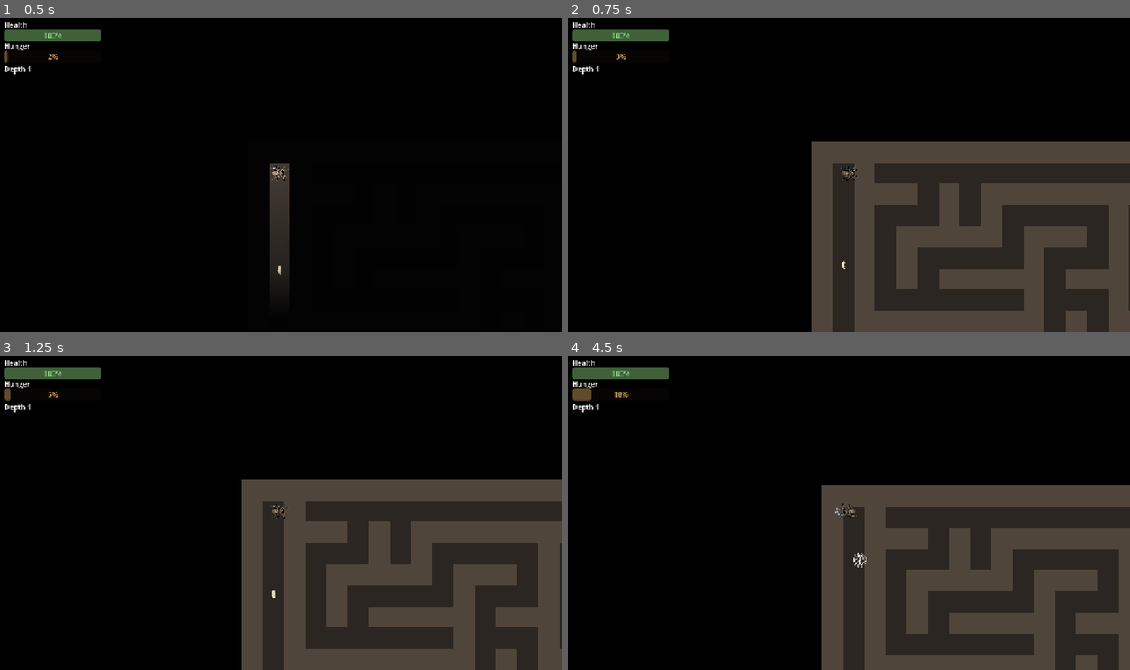
Above: before the commit, frames 1-4 (two rows, left to right).
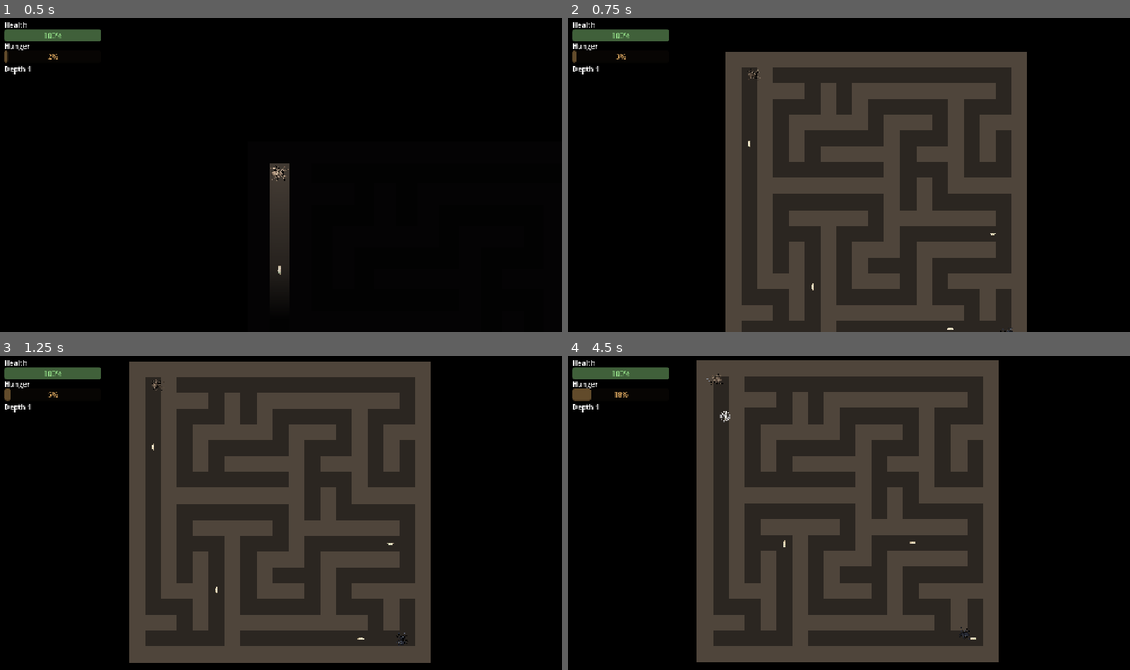
Above: after the commit, the same moments.

Repository: ehix/burrow
Game: Godot game, scene res://world/world.tscn
Two runs of this game, one before a commit and one after it. Both use one fixed random seed, a clock stepped at 60 frames per second and the inputs below.
Inputs (mouse positions are in pixels of both pictures, inside the frame that each line leads up to):
- Up to frame 1 (0.5 s): no input
- Up to frame 2 (0.75 s): move the mouse to (972, 156) at 0.52 s; hold D (move_right) from 0.53 s (still down); hold L (toggle_darkness) from 0.53 s (still down)
- Up to frame 3 (1.25 s): keep holding D (move_right); keep holding L (toggle_darkness)
- Up to frame 4 (4.5 s): move the mouse to (736, 525) at 1.27 s; release D (move_right) at 1.28 s; release L (toggle_darkness) at 1.28 s; hold S (move_down) 1.28-2.03 s; tap Space (fire) at 1.35, 4.35 s; tap L (toggle_darkness) at 1.55, 2.85 s; move the mouse to (905, 440) at 2.02 s; hold D (move_right) 2.03-2.78 s; hold L (toggle_darkness) 2.03-2.78 s; tap E (place_trap) at 2.1 s; move the mouse to (820, 575) at 2.77 s; hold W (move_up) 2.78-3.53 s; move the mouse to (1017, 560) at 3.52 s; hold L (toggle_darkness) 3.53-4.28 s; hold A (move_left) from 3.53 s (still down); move the mouse to (680, 462) at 4.27 s

Frame 1 is identical in both runs. In frame 2, 47% of the frame differs, in the area x 28-100%, y 10-100%; in frame 3, 55%; in frame 4, 57%, in the area x 22-100%, y 1-100%.

Commit message:
Frame the whole map when darkness toggle is off
The follow-camera sits on the player, who spawns in a corner, so with fog off
the map looked off-centre against black off-map space. Now darkness-off is a
proper dev overview: the camera centres on the maze and zooms to fit the whole
level; darkness-on returns to following the player at 1:1. Level exposes
map_pixel_size()/map_center(); World picks the framing per GameState.darkness_
enabled and snaps cleanly on toggle and on level (re)build.

Verified: boots clean and the overview renders the full maze centred with both
spiders and all larvae visible.

Co-Authored-By: Claude Opus 4.8 <noreply@anthropic.com>
Claude-Session: https://claude.ai/code/session_014WhKpuzmfoxFtBrc5icJUK

Diff:
--- a/world/level.gd
+++ b/world/level.gd
@@ -40,6 +40,15 @@
 
 func get_player() -> Node2D:
 	return player
+
+
+## Total maze size in pixels (including the outer wall border).
+func map_pixel_size() -> Vector2:
+	return Vector2(maze.width, maze.height) * TILE_SIZE
+
+
+func map_center() -> Vector2:
+	return map_pixel_size() * 0.5
 
 
 ## Apply the current GameState.darkness_enabled flag: dark ambient + player
--- a/world/world.gd
+++ b/world/world.gd
@@ -17,32 +17,55 @@
 
 
 func _process(_delta: float) -> void:
-	var player := _current_player()
-	if player != null:
-		camera.global_position = player.global_position
+	if GameState.darkness_enabled:
+		# Normal play: follow the player at 1:1 zoom.
+		var player := _current_player()
+		if player != null:
+			camera.global_position = player.global_position
+		camera.zoom = Vector2.ONE
+	else:
+		# Dev overview: centre on the maze and zoom to fit the whole thing.
+		_frame_whole_map()
+
+
+func _frame_whole_map() -> void:
+	if not (is_instance_valid(_level) and _level.has_method("map_center")):
+		return
+	camera.global_position = _level.map_center()
+	var view := get_viewport_rect().size
+	var map_size: Vector2 = _level.map_pixel_size()
+	# Camera2D.zoom > 1 zooms in; pick the axis that keeps the whole map on screen.
+	var fit := minf(view.x / map_size.x, view.y / map_size.y) * 0.95
+	camera.zoom = Vector2(fit, fit)
 
 
 func _unhandled_input(event: InputEvent) -> void:
-	# Dev toggle (L): remove/restore the fog-of-war darkness on the map.
+	# Dev toggle (L): remove/restore the fog-of-war darkness and, while off,
+	# frame the whole map instead of following the player.
 	if event.is_action_pressed("toggle_darkness"):
 		GameState.darkness_enabled = not GameState.darkness_enabled
 		if is_instance_valid(_level) and _level.has_method("apply_darkness"):
 			_level.apply_darkness()
+		camera.reset_smoothing() # snap cleanly between follow and overview
 
 
 func _build_level() -> void:
 	_level = LevelScene.instantiate()
 	add_child(_level)
 	_level.build()
-	_snap_camera_to_player()
+	_snap_camera()
 	_rebuilding = false
 
 
-func _snap_camera_to_player() -> void:
-	var player := _current_player()
-	if player != null:
-		camera.global_position = player.global_position
-		camera.reset_smoothing()
+func _snap_camera() -> void:
+	if GameState.darkness_enabled:
+		var player := _current_player()
+		if player != null:
+			camera.global_position = player.global_position
+			camera.zoom = Vector2.ONE
+	else:
+		_frame_whole_map()
+	camera.reset_smoothing()
 
 
 func _current_player() -> Node2D:
